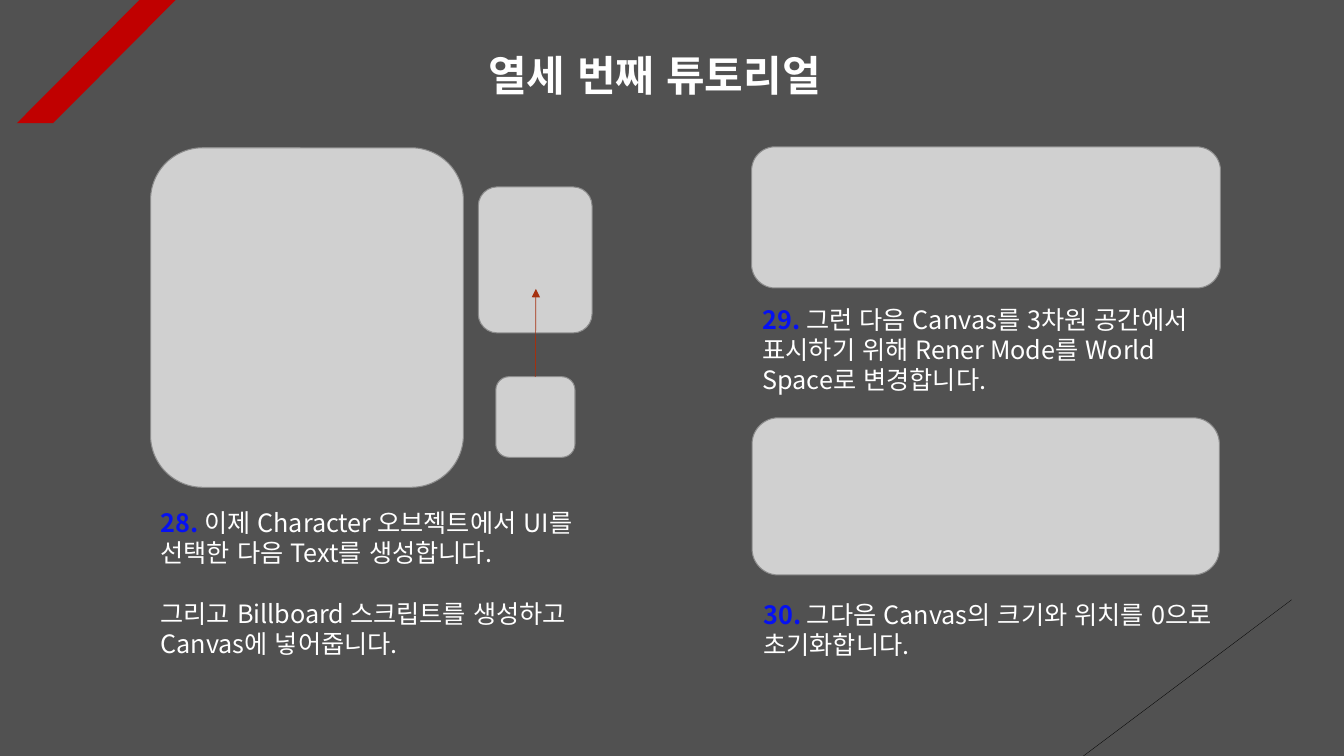
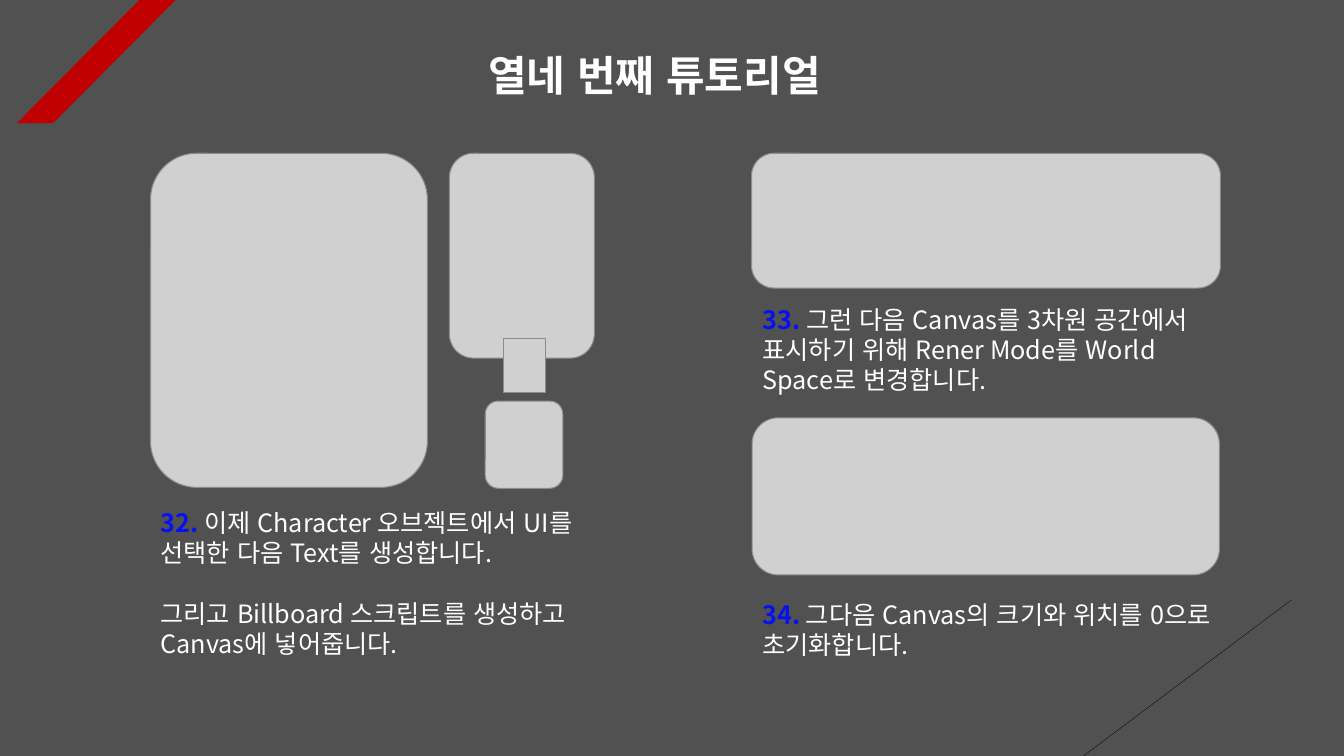
Before and after one commit to Unity2033/3D-UnityEngine, a slide deck: slide 14 of Assets/Class/Photon Server/PPT Data/Photon Synchronization.pptx (slide 13 before the commit). Drawn at 1344x756 pixels with LibreOffice and Linux fonts; fonts in the diff are those of the drawing; grey boxes stand for pictures. Boxes give left, top, right and bottom in pixels: in the first picture for what was removed or moved away, otherwise in the second. Text is boxed around its words. In the diff, an @@ line names an element or a change of style, - is before the commit and + after.

```diff
--- a/Assets/Class/Photon Server/PPT Data/Photon Synchronization.pptx
+++ b/Assets/Class/Photon Server/PPT Data/Photon Synchronization.pptx
@@ text at (488, 56, 820, 95): text changed @@
-열세 번째 튜토리얼
+열네 번째 튜토리얼
@@ picture: place and size @@
-picture at (150, 148, 463, 488)
+picture at (150, 153, 427, 487)
@@ picture: place and size @@
-picture at (479, 187, 593, 333)
+picture at (450, 153, 595, 358)
@@ picture: place and size @@
-picture at (752, 147, 1221, 288)
+picture at (752, 153, 1221, 288)
@@ arrow removed from (535, 377) to (536, 289) @@
@@ text at (763, 308, 1188, 395): text changed @@
-29. 그런 다음 Canvas를 3차원 공간에서 표시하기 위해 Rener Mode를 World Space로 변경합니다.
+33. 그런 다음 Canvas를 3차원 공간에서 표시하기 위해 Rener Mode를 World Space로 변경합니다.
@@ picture added at (503, 338, 545, 392) @@
@@ picture: place and size @@
-picture at (496, 377, 576, 458)
+picture at (485, 401, 563, 489)
@@ text at (161, 511, 573, 564): text changed @@
-28. 이제 Character 오브젝트에서 UI를 선택한 다음 Text를 생성합니다.
+32. 이제 Character 오브젝트에서 UI를 선택한 다음 Text를 생성합니다.
@@ text at (762, 603, 1210, 656): text changed @@
-30. 그다음 Canvas의 크기와 위치를 0으로 초기화합니다.
+34. 그다음 Canvas의 크기와 위치를 0으로 초기화합니다.
```
Also in this commit, not shown: 10 other slides changed, 1 slide added, 9 other files.
